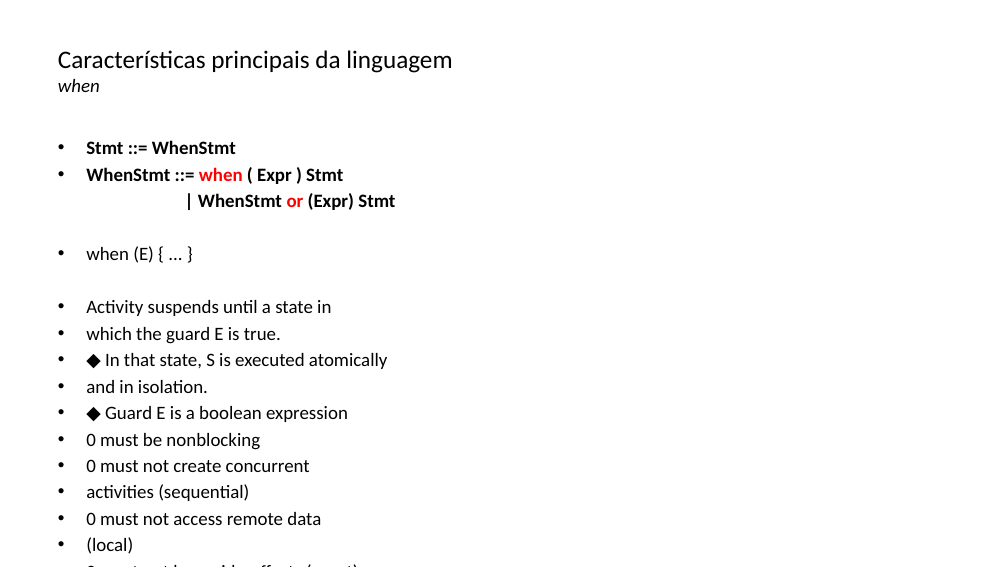
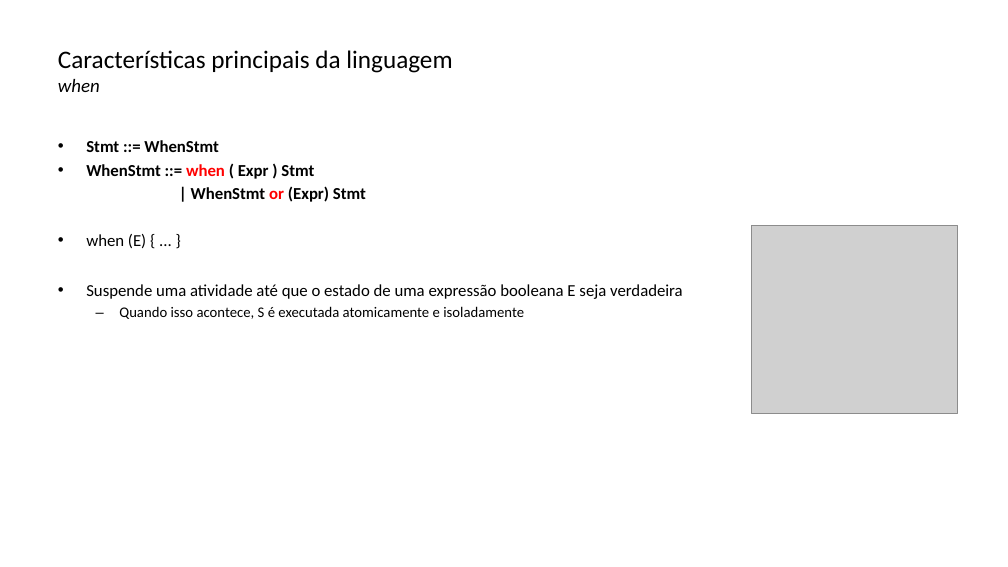
Before and after one commit to lquatrin/inf2591, a slide deck: slide 19 of x10.pptx (slide 17 before the commit). Drawn at 1008x567 pixels with LibreOffice and Linux fonts; fonts in the diff are those of the drawing; grey boxes stand for pictures. Boxes give left, top, right and bottom in pixels: in the first picture for what was removed or moved away, otherwise in the second. Text is boxed around its words. In the diff, an @@ line names an element or a change of style, - is before the commit and + after.

```diff
--- a/x10.pptx
+++ b/x10.pptx
@@ text at [86,140,366,248]: size 18 to 16 pt in "Stmt ::= WhenStmt", "WhenStmt ::= when ( Expr ) Stmt", "| WhenStmt or (Expr) Stmt", "when (E) { ... }" @@
@@ picture added at [752,225,958,414] @@
@@ text at [86,284,683,319]: text changed; size 18 to 16 pt @@
-• Activity suspends until a state in
-• which the guard E is true.
-• ◆ In that state, S is executed atomically
-• and in isolation.
-• ◆ Guard E is a boolean expression
-• 0 must be nonblocking
-• 0 must not create concurrent
-• activities (sequential)
-• 0 must not access remote data
-• (local)
-• 0 must not have side-effects (const)
+• Suspende uma atividade até que o estado de uma expressão booleana E seja verdadeira
+  – Quando isso acontece, S é executada atomicamente e isoladamente
```
Also in this commit, not shown: 11 other slides changed, 2 slides added, 2 slides removed, 5 other files.
